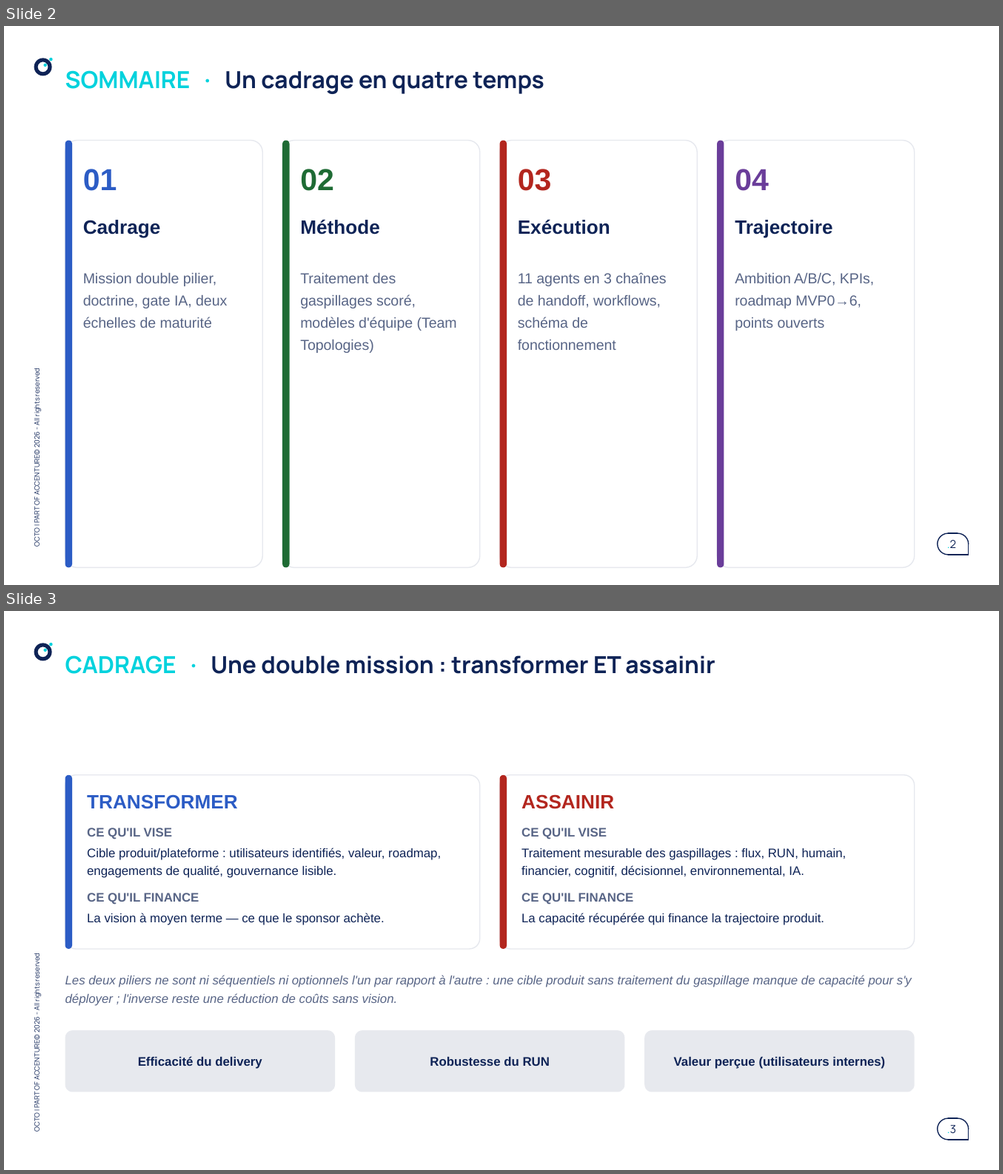
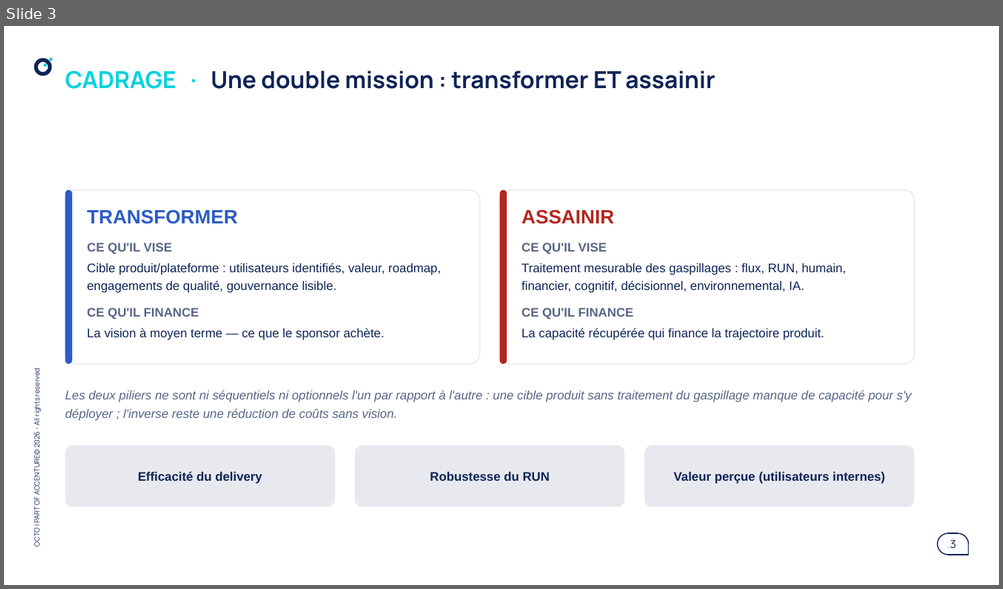
Before and after one commit to claudecamus-dot/Vscode3, a slide deck: docs/cadrage-ppt/bmad-iap-cadrage-synthese.pptx. Shown one above the other, each under a label of ours: slides 2 and 3 before the commit, slide 3 after it. The pictures are 1003x1174 and 1003x589 pixels, drawn with LibreOffice and Linux fonts; fonts in the diff are those of the drawing. Boxes give left, top, right and bottom in pixels: in the first picture for what was removed or moved away, otherwise in the second. Text is boxed around its words. In the diff, an @@ line names an element or a change of style, - is before the commit and + after.

```diff
--- a/docs/cadrage-ppt/bmad-iap-cadrage-synthese.pptx
+++ b/docs/cadrage-ppt/bmad-iap-cadrage-synthese.pptx
@@ slide 2 removed at box(4, 26, 999, 585), background #FFFFFF; not listed: 11 template elements that a slide beside it also shows @@
@@ title removed at box(65, 70, 544, 94) @@
-SOMMAIRE · Un cadrage en quatre temps
@@ rounded rectangle removed at box(65, 141, 262, 568) @@
@@ rounded rectangle removed at box(65, 141, 71, 568) @@
@@ rounded rectangle removed at box(282, 141, 479, 568) @@
@@ rounded rectangle removed at box(282, 141, 290, 568) @@
@@ rounded rectangle removed at box(499, 141, 696, 568) @@
@@ rounded rectangle removed at box(499, 141, 506, 568) @@
@@ rounded rectangle removed at box(717, 141, 914, 568) @@
@@ rounded rectangle removed at box(717, 141, 724, 568) @@
@@ text removed at box(83, 169, 117, 191) @@
-01
@@ text removed at box(300, 169, 334, 191) @@
-02
@@ text removed at box(518, 169, 552, 191) @@
-03
@@ text removed at box(734, 169, 768, 191) @@
-04
@@ text removed at box(83, 220, 161, 238) @@
-Cadrage
@@ text removed at box(300, 220, 380, 235) @@
-Méthode
@@ text removed at box(518, 220, 610, 235) @@
-Exécution
@@ text removed at box(734, 220, 832, 238) @@
-Trajectoire
@@ text removed at box(83, 273, 227, 328) @@
-Mission double pilier, doctrine, gate IA, deux échelles de maturité
@@ text removed at box(300, 273, 457, 353) @@
-Traitement des gaspillages scoré, modèles d'équipe (Team Topologies)
@@ text removed at box(518, 272, 666, 350) @@
-11 agents en 3 chaînes de handoff, workflows, schéma de fonctionnement
@@ text removed at box(734, 273, 874, 331) @@
-Ambition A/B/C, KPIs, roadmap MVP0→6, points ouverts
```
Also in this commit, not shown: 1 slide changed, 1 slide added, 4 other slides removed, 3 other files.
